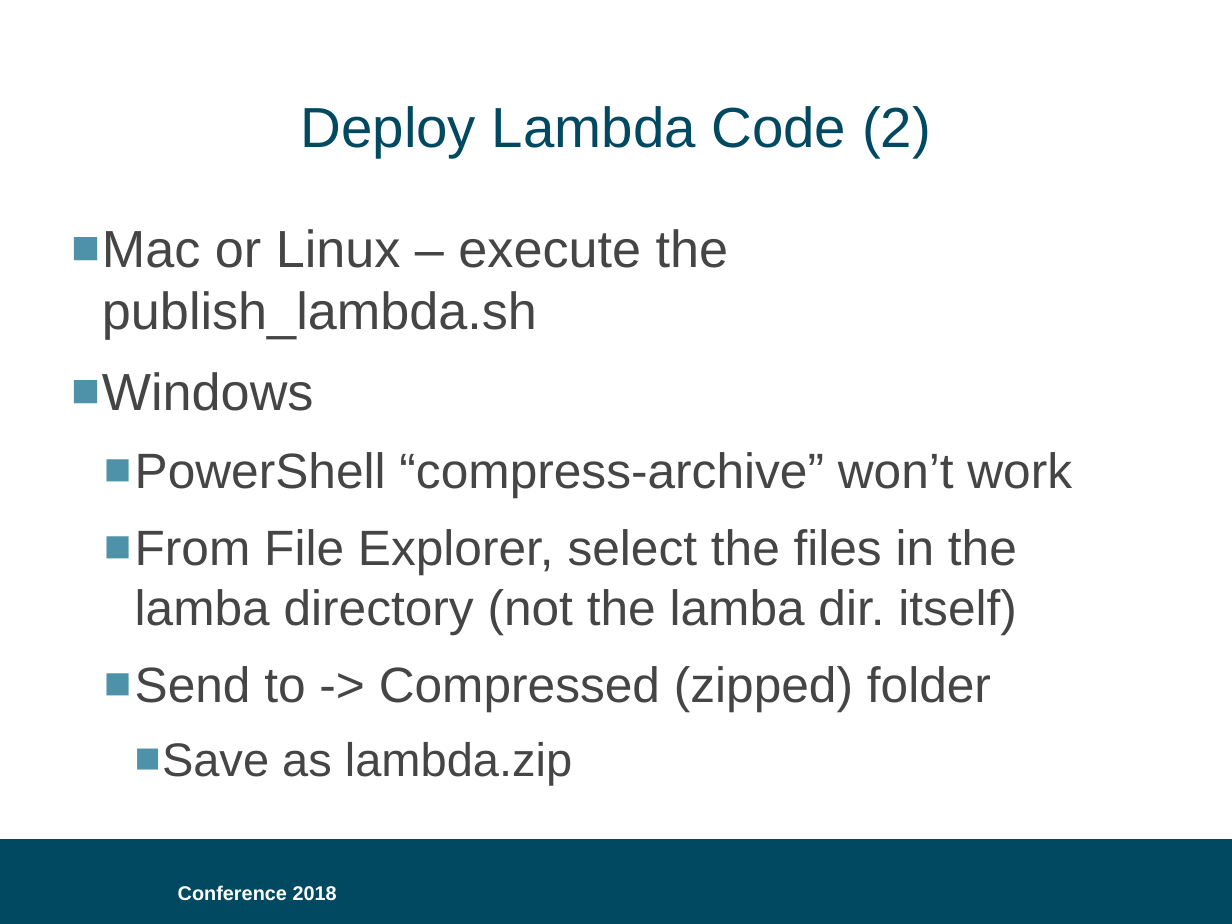
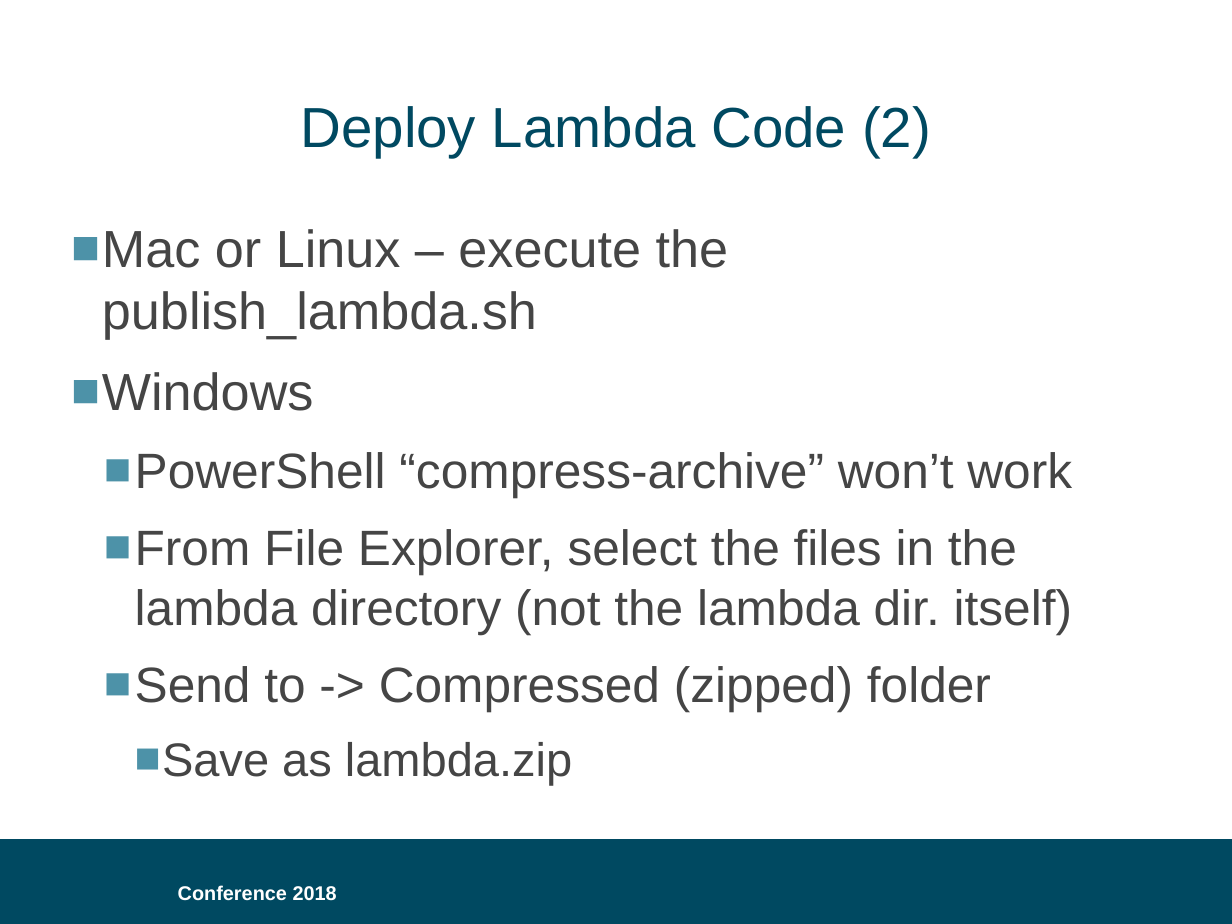
Before and after one commit to bklug/introductory-alexa-workshop, a slide deck: slide 22 of build-an-alexa-skill-for.pptx. Drawn at 1232x924 pixels with LibreOffice and Linux fonts; fonts in the diff are those of the drawing; background and template pictures are left out. Boxes give left, top, right and bottom in pixels: in the first picture for what was removed or moved away, otherwise in the second. Text is boxed around its words. In the diff, an @@ line names an element or a change of style, - is before the commit and + after.

```diff
--- a/build-an-alexa-skill-for.pptx
+++ b/build-an-alexa-skill-for.pptx
@@ text at box(135, 529, 1072, 634): text changed @@
-  ■ From File Explorer, select the files in the lamba directory (not the lamba dir. itself)
+  ■ From File Explorer, select the files in the lambda directory (not the lambda dir. itself)
```
Also in this commit, not shown: 3 other slides changed, 3 slides added.
